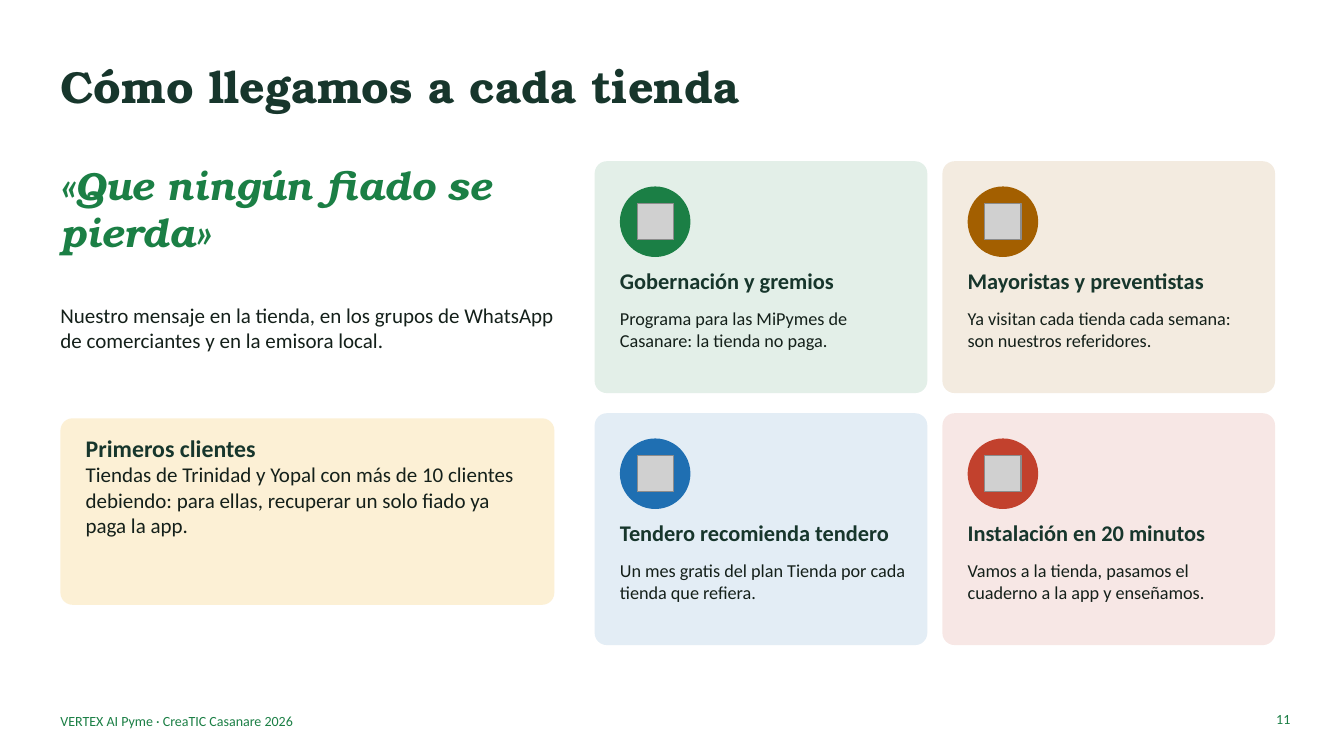
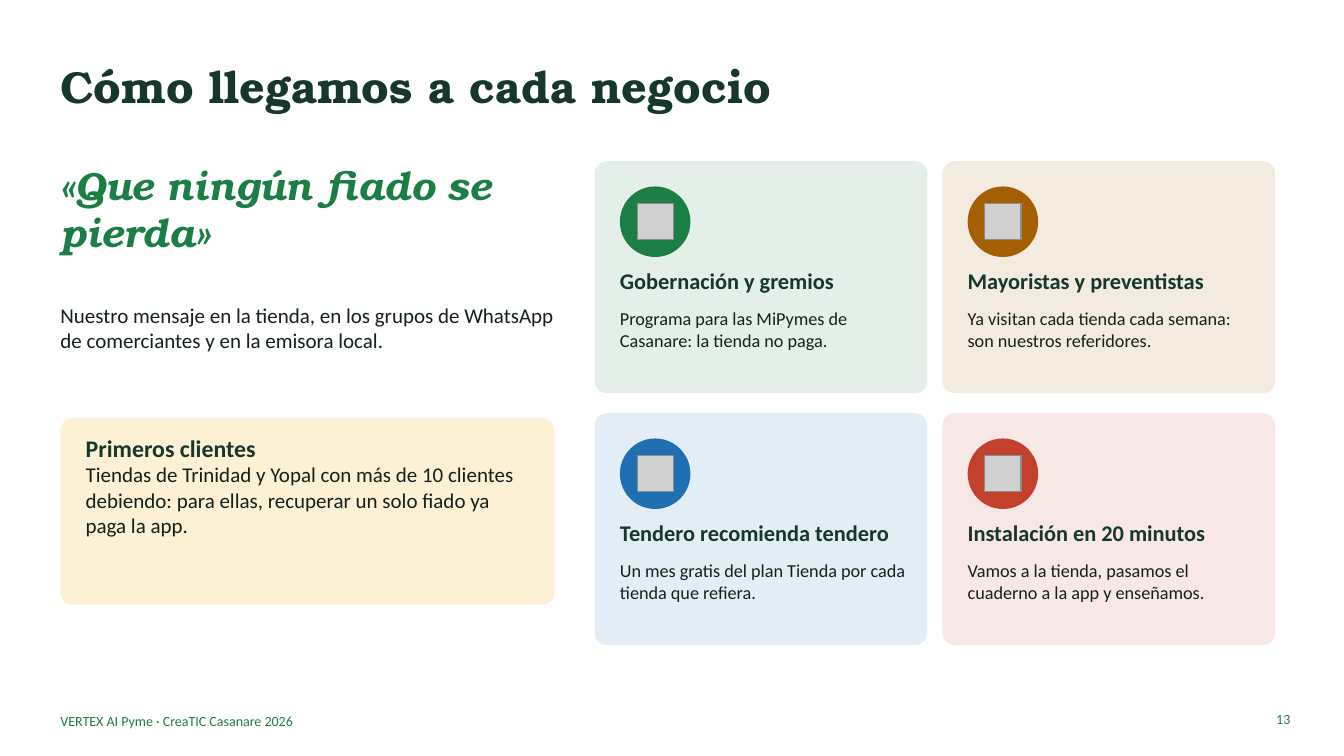
Before and after one commit to ingdavidortegaf-lab/vertex-ai-pyme, a slide deck: slide 13 of docs/pitch/VERTEX_AI_Pyme_Pitch.pptx (slide 11 before the commit). Drawn at 1344x756 pixels with LibreOffice and Linux fonts; fonts in the diff are those of the drawing; grey boxes stand for pictures. Boxes give left, top, right and bottom in pixels: in the first picture for what was removed or moved away, otherwise in the second. Text is boxed around its words. In the diff, an @@ line names an element or a change of style, - is before the commit and + after.

```diff
--- a/docs/pitch/VERTEX_AI_Pyme_Pitch.pptx
+++ b/docs/pitch/VERTEX_AI_Pyme_Pitch.pptx
@@ title at (60, 68, 771, 114): text changed @@
-Cómo llegamos a cada tienda
+Cómo llegamos a cada negocio
@@ page number at (1276, 715, 1290, 724): text changed @@
-11
+13
```
Also in this commit, not shown: 7 other slides changed, 8 slides added, 5 slides removed, 6 other files.
